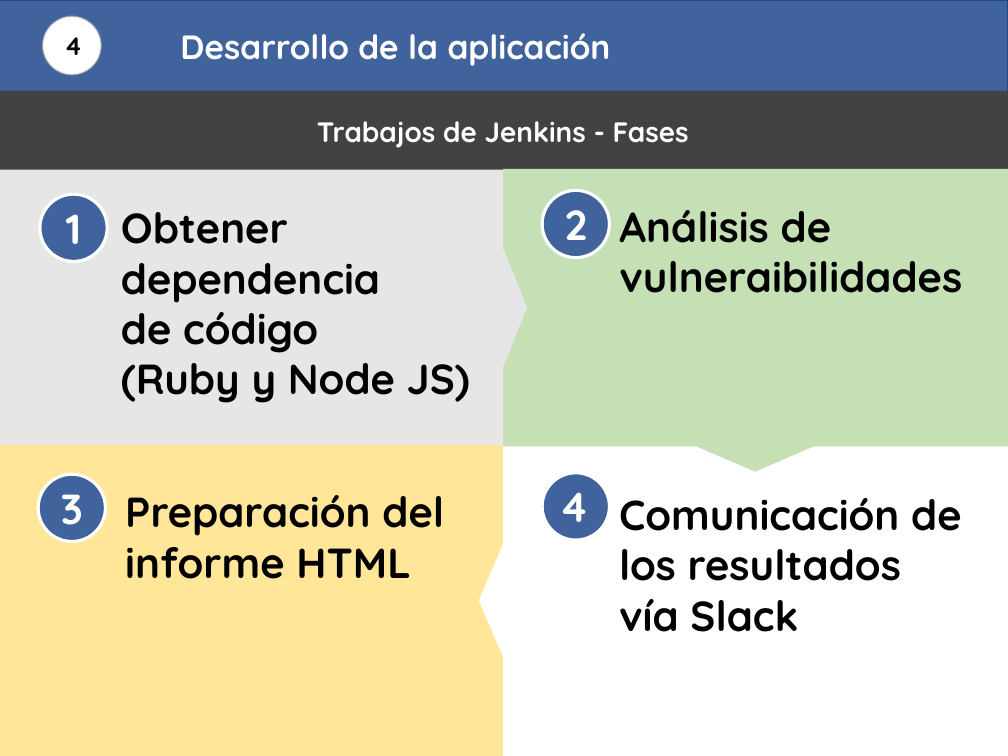
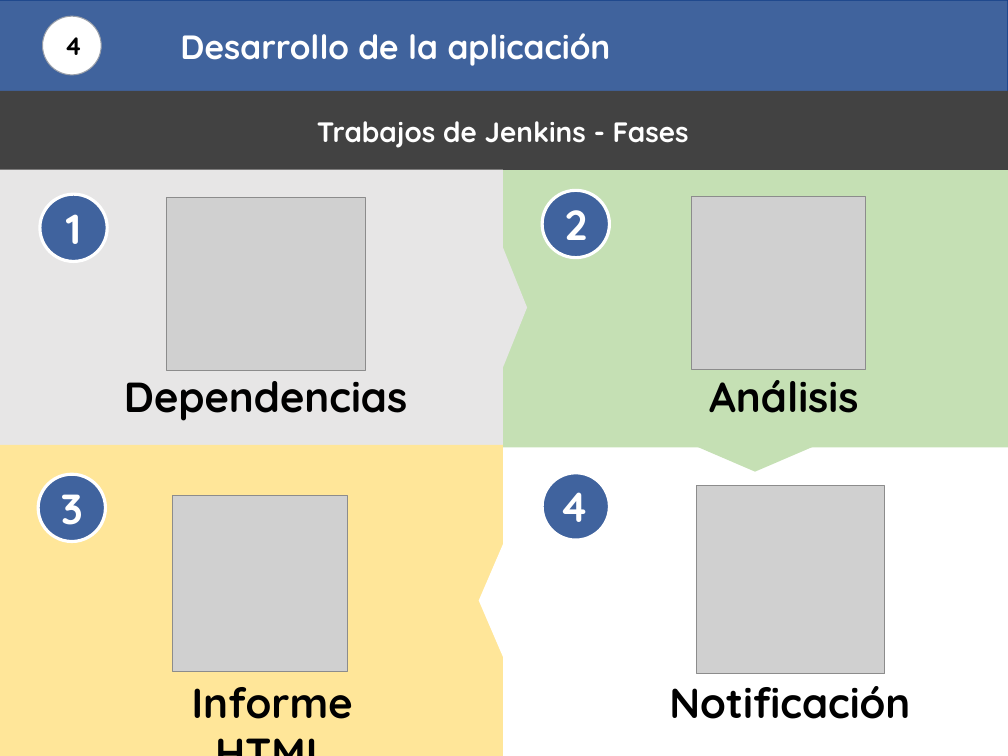
Before and after one commit to EleazarRubio/Master_Ciberseguridad_US, a slide deck: slide 14 of Presentacion/Presentacion_TFM_Eleazar_Rubio.pptx. Drawn at 1008x756 pixels with LibreOffice and Linux fonts; fonts in the diff are those of the drawing; grey boxes stand for pictures. Boxes give left, top, right and bottom in pixels: in the first picture for what was removed or moved away, otherwise in the second. Text is boxed around its words. In the diff, an @@ line names an element or a change of style, - is before the commit and + after.

Commit message:
Presentacion - Version Final

```diff
--- a/Presentacion/Presentacion_TFM_Eleazar_Rubio.pptx
+++ b/Presentacion/Presentacion_TFM_Eleazar_Rubio.pptx
@@ picture added at [166, 198, 365, 371] @@
@@ picture added at [691, 197, 865, 370] @@
@@ text removed at [121, 212, 470, 403] @@
-Obtener dependencia
-de código
-(Ruby y Node JS)
@@ text added at [124, 369, 408, 421], 30 pt, text #000000, bold @@
+Dependencias
@@ text at [709, 369, 859, 413]: text changed @@
-Análisis de vulneraibilidades
+Análisis
@@ picture added at [172, 496, 348, 671] @@
@@ text removed at [619, 498, 962, 632] @@
-Comunicación de los resultados vía Slack
@@ picture added at [697, 486, 885, 674] @@
@@ text at [192, 687, 353, 719]: text changed @@
-Preparación del informe HTML
+Informe HTML
@@ text added at [669, 686, 910, 719], 30 pt, text #000000, bold @@
+Notificación
```
Also in this commit, not shown: 6 other slides changed, 1 slide removed, 1 other file.
